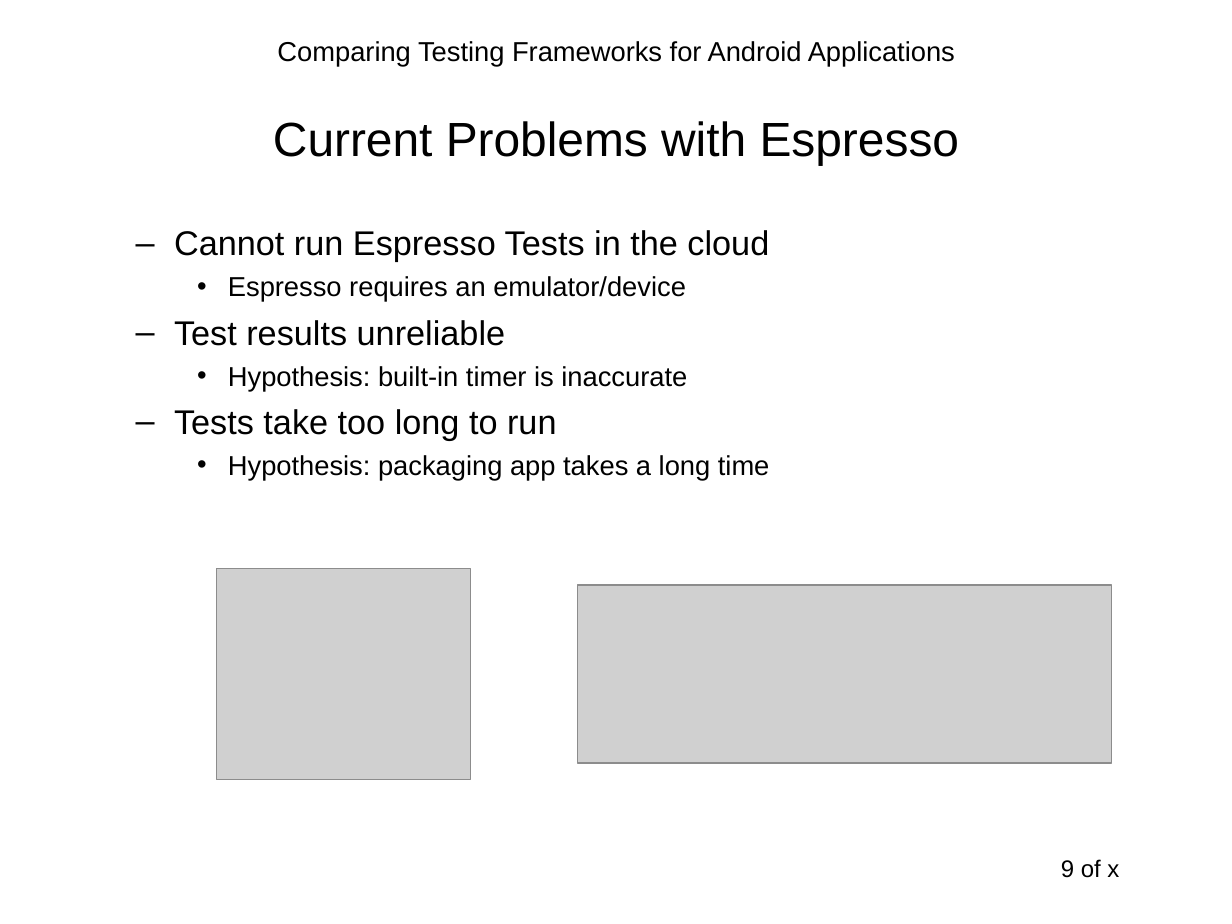
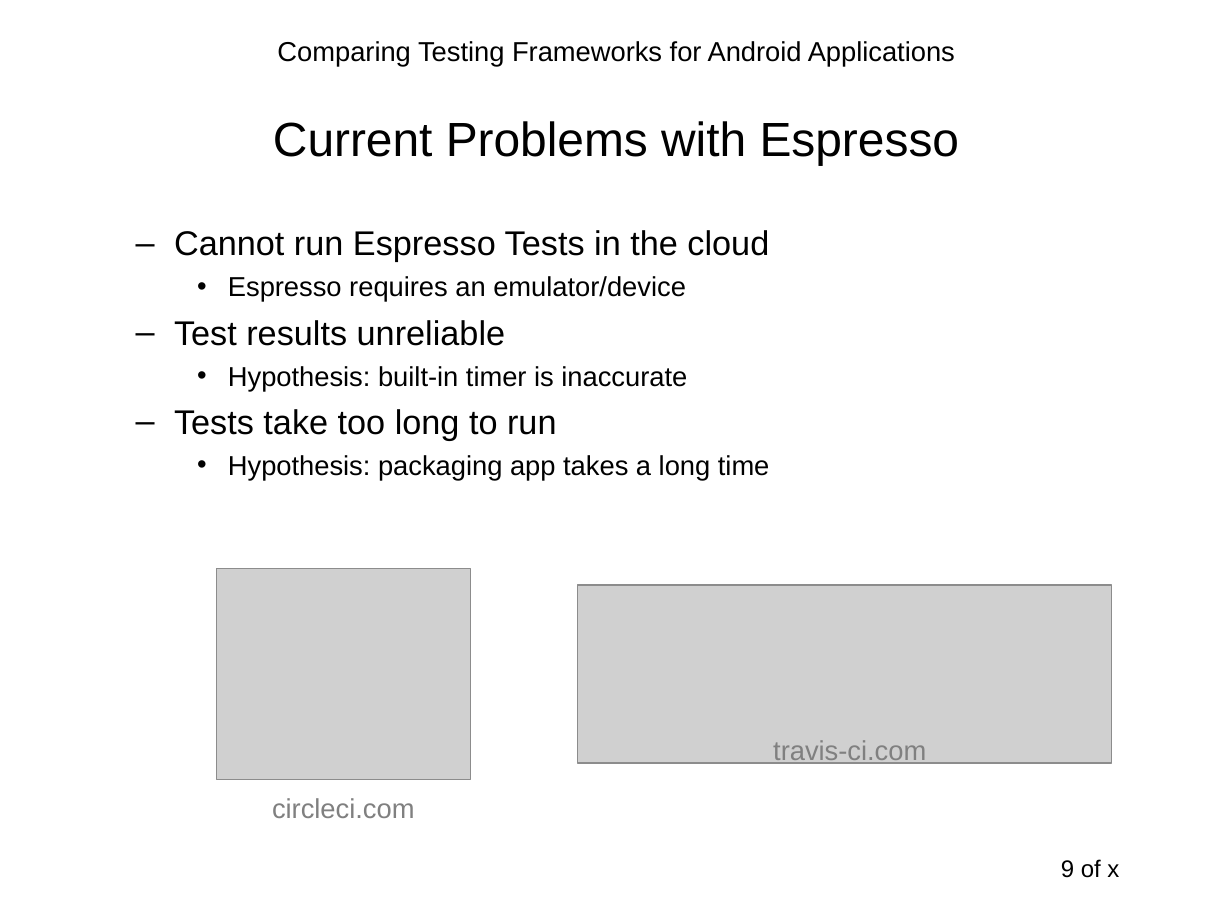
Before and after one commit to sahiljain/tpm, a slide deck: slide 9 of s44jain_tpm.ppt. Drawn at 1232x924 pixels with LibreOffice and Linux fonts; fonts in the diff are those of the drawing; grey boxes stand for pictures. Boxes give left, top, right and bottom in pixels: in the first picture for what was removed or moved away, otherwise in the second. Text is boxed around its words. In the diff, an @@ line names an element or a change of style, - is before the commit and + after.

```diff
--- a/s44jain_tpm.ppt
+++ b/s44jain_tpm.ppt
@@ text added at [773, 740, 926, 766], 16 pt, text #808080 @@
+travis-ci.com
@@ text added at [272, 798, 415, 818], 16 pt, text #808080 @@
+circleci.com
```
Also in this commit, not shown: 7 other slides changed, 4 slides added, 1 slide removed.
